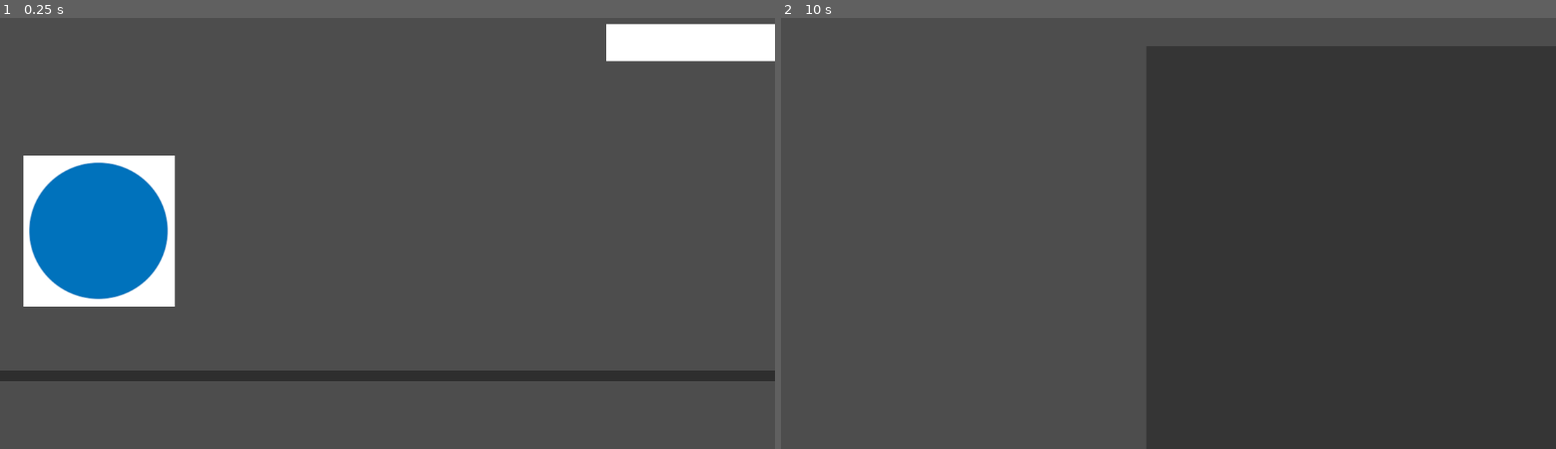
Above: before the commit, frames 1-2 (left to right).
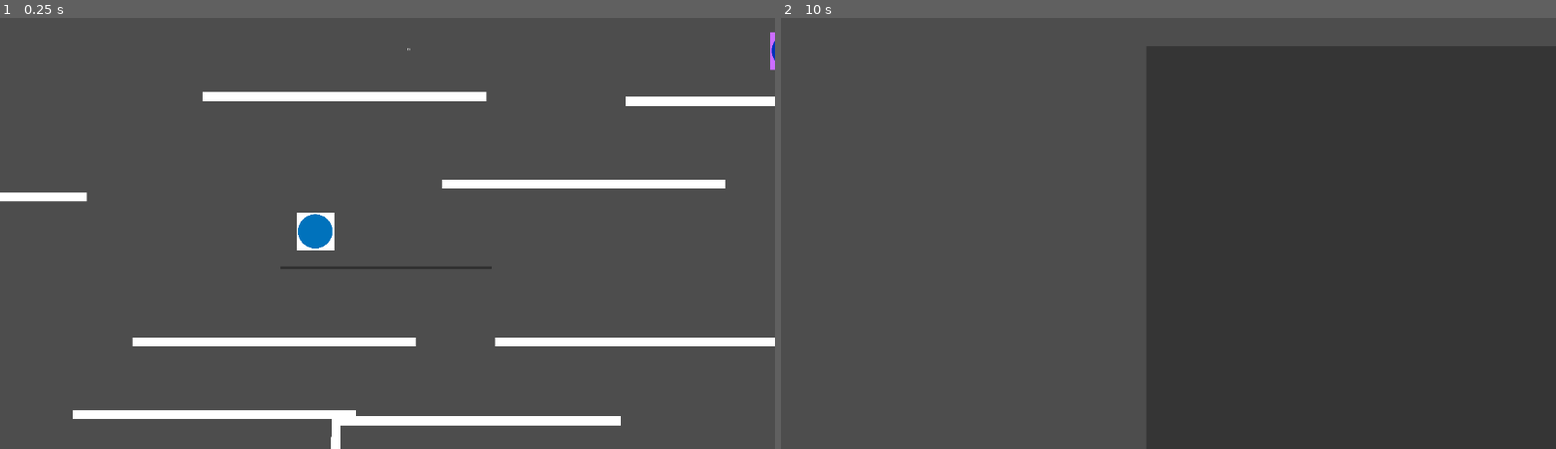
Above: after the commit, the same moments.

Repository: s-france/GGJ2024GoombaGame
Game: Godot game, scene res://scene2D.tscn
Same seed, same stepped clock (60 frames per second), same inputs: the game is played once before the commit and once after it. This scene is started directly instead of the project's main scene.
Inputs:
- Up to frame 1 (0.25 s): no input
- Up to frame 2 (10 s): tap Enter at 0.5, 2, 3.5 s; tap Space at 1.25, 2.75, 4.25 s

The runs differ from the first frame. In frame 1, 17% of the frame differs, in the area x 0-100%, y 1-100%; in frame 2, nothing differs.

Commit message:
Update scene2D.tscn
-

Diff:
--- a/GoombaGame/scene2D.tscn
+++ b/GoombaGame/scene2D.tscn
@@ -56,6 +56,7 @@
 [node name="Camera2D" type="Camera2D" parent="."]
 position = Vector2(3, 6)
 scale = Vector2(1.59127, 0.923301)
+zoom = Vector2(0.25, 0.25)
 
 [node name="StaticBody2D3" type="StaticBody2D" parent="."]
 position = Vector2(-2830, 353)
@@ -300,11 +301,12 @@
 offset_top = -270.0
 offset_right = 2872.0
 offset_bottom = -215.0
+
 [node name="Label" type="Label" parent="."]
-offset_left = -1770.0
-offset_top = -882.0
-offset_right = 1781.0
-offset_bottom = -405.0
+offset_left = -1646.0
+offset_top = -1318.0
+offset_right = 1905.0
+offset_bottom = -841.0
 horizontal_alignment = 1
 vertical_alignment = 1
 
